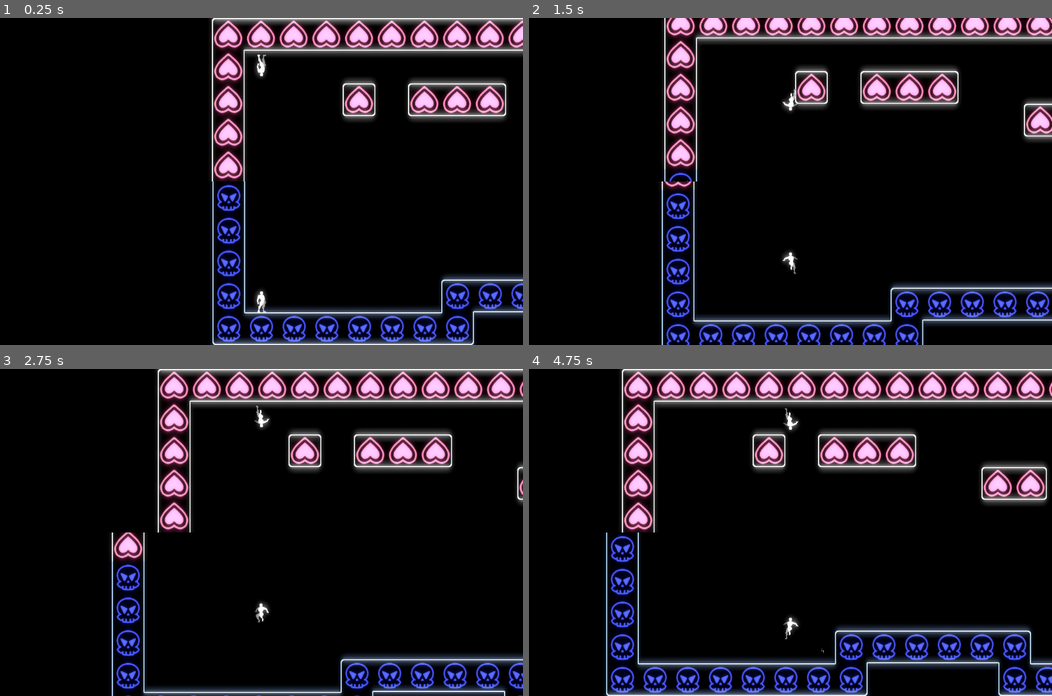
Above: before the commit, frames 1-4 (two rows, left to right).
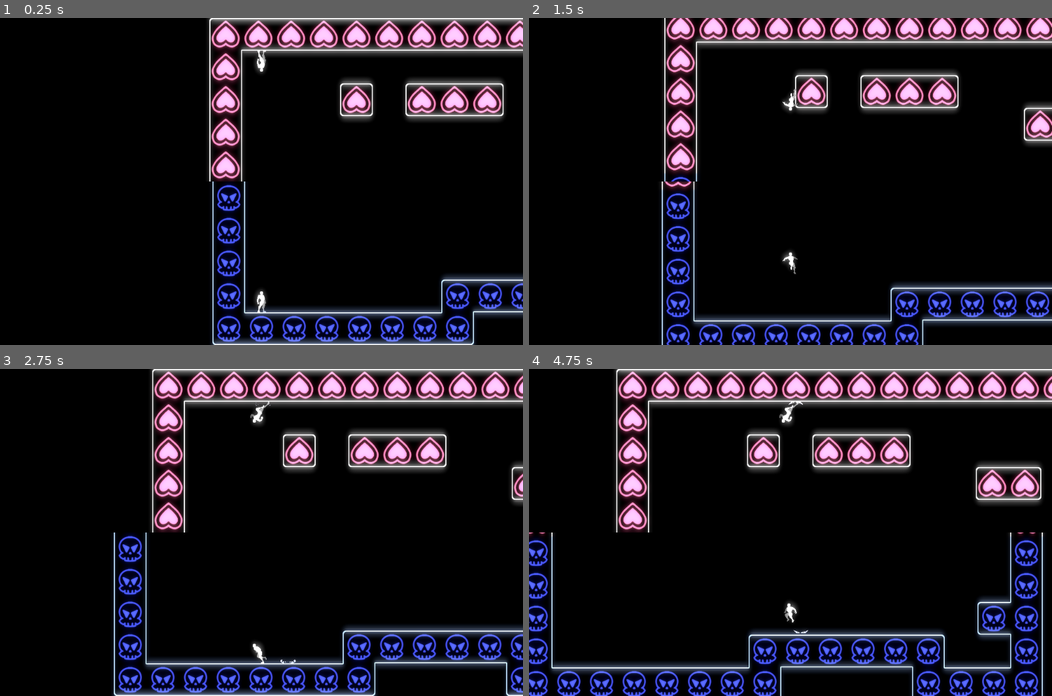
Above: after the commit, the same moments.

Repository: SquiggelSquirrel/Symmetry
Game: Godot game, scene res://Main.tscn
Same seed, same stepped clock (60 frames per second), same inputs: the game is played once before the commit and once after it.
Inputs:
- Up to frame 1 (0.25 s): no input
- Up to frame 2 (1.5 s): tap Enter at 0.5 s; hold Up (action_jump) 0.53-1.28 s; hold Right (action_right) from 0.53 s (still down); tap Up (action_jump) at 1.35 s
- Up to frame 3 (2.75 s): tap Up (action_jump) at 1.52, 1.82 s; release Right (action_right) at 2.03 s; hold Left (action_left) from 2.03 s (still down); hold Up (action_jump) from 2.03 s (still down)
- Up to frame 4 (4.75 s): release Left (action_left) at 2.78 s; release Up (action_jump) at 2.78 s; hold Right (action_right) 2.78-4.28 s; tap Up (action_jump) at 2.85, 3.02, 3.32, 4.35, 4.52 s; hold Up (action_jump) 3.53-4.28 s; hold Left (action_left) from 4.28 s (still down)

The runs differ from the first frame. In frame 1, 6.0% of the frame differs, in the area x 39-100%, y 0-50%; in frame 2, 9.8%; in frame 3, 21%; in frame 4, 28%, in the area x 0-100%, y 0-100%.

Commit message:
Coyote time and dust fixes

Diff:
--- a/Falling.gd
+++ b/Falling.gd
@@ -2,8 +2,10 @@
 
 const RUN_SPEED := 200
 const GRAVITY = -900
-const JUMP_BUFFER := 0.3
+const JUMP_BUFFER := 0.2
+const COYOTE_LIMIT := 0.2
 var jump_time := 0.0
+var coyote_time := 1.0
 
 
 func _state_physics_process(delta :float) -> void:
@@ -22,8 +24,9 @@
 	player.velocity = player.move_and_slide(player.velocity)
 
 	jump_time += delta
+	coyote_time += delta
 	if player.is_on_floor():
-		if jump_time < JUMP_BUFFER:
+		if jump_time < JUMP_BUFFER and Input.is_action_pressed("action_jump"):
 			next_state_name = "Jumping"
 		elif abs(player.velocity.x) < 0.1:
 			next_state_name = "Idle"
@@ -33,4 +36,10 @@
 
 func _state_input(event :InputEvent) -> void:
 	if event.is_action_pressed("action_jump"):
+		if coyote_time < COYOTE_LIMIT:
+			next_state_name = "Jumping"
 		jump_time = 0.0
+
+
+func _on_Running_coyote_time_start():
+	coyote_time = 0.0
--- a/Game.tscn
+++ b/Game.tscn
@@ -125,7 +125,7 @@
 states/Skid/position = Vector2( 834, 345.034 )
 transitions = [ "PlayerSpriteStarting", "PlayerSpriteRunning", SubResource( 73 ), "PlayerSpriteStopping", "PlayerSprite …(1200 unchanged characters)…
 start_node = "PlayerSpriteIdle"
-graph_offset = Vector2( -503, -422.966 )
+graph_offset = Vector2( -477, -252.966 )
 
 [sub_resource type="AnimationNodeStateMachinePlayback" id=132]
 
@@ -157,7 +157,7 @@
 "values": [ true, false ]
 }
 tracks/2/type = "value"
-tracks/2/path = NodePath("../../Dust2:animation")
+tracks/2/path = NodePath("../../Dust1:animation")
 tracks/2/interp = 1
 tracks/2/loop_wrap = true
 tracks/2/imported = false
@@ -229,7 +229,7 @@
 "values": [ true, false ]
 }
 tracks/2/type = "value"
-tracks/2/path = NodePath("../../Dust2:animation")
+tracks/2/path = NodePath("../../Dust1:animation")
 tracks/2/interp = 1
 tracks/2/loop_wrap = true
 tracks/2/imported = false
@@ -285,7 +285,7 @@
 "values": [ true, false ]
 }
 tracks/2/type = "value"
-tracks/2/path = NodePath("../../Dust2:animation")
+tracks/2/path = NodePath("../../Dust1:animation")
 tracks/2/interp = 1
 tracks/2/loop_wrap = true
 tracks/2/imported = false
@@ -325,7 +325,7 @@
 "values": [ true, false ]
 }
 tracks/2/type = "value"
-tracks/2/path = NodePath("../../Dust2:animation")
+tracks/2/path = NodePath("../../Dust1:animation")
 tracks/2/interp = 1
 tracks/2/loop_wrap = true
 tracks/2/imported = false
@@ -369,7 +369,7 @@
 "values": [ "Starting" ]
 }
 tracks/1/type = "value"
-tracks/1/path = NodePath("../../Dust2:animation")
+tracks/1/path = NodePath("../../Dust1:animation")
 tracks/1/interp = 1
 tracks/1/loop_wrap = true
 tracks/1/imported = false
@@ -421,7 +421,7 @@
 "values": [ true, false ]
 }
 tracks/2/type = "value"
-tracks/2/path = NodePath("../../Dust2:animation")
+tracks/2/path = NodePath("../../Dust1:animation")
 tracks/2/interp = 1
 tracks/2/loop_wrap = true
 tracks/2/imported = false
@@ -1019,7 +1019,7 @@
 script = ExtResource( 5 )
 
 [node name="Player1" type="KinematicBody2D" parent="Bottom"]
-position = Vector2( 97, 93 )
+position = Vector2( 102, 85 )
 script = ExtResource( 3 )
 upside_down = true
 anim_tree = NodePath("AnimationTree")
@@ -1066,7 +1066,7 @@
 [node name="PlayerSprite" type="AnimatedSprite" parent="Bottom/Player1"]
 position = Vector2( 0, 17 )
 frames = SubResource( 8 )
-animation = "Idle"
+animation = "Stopping"
 frame = 2
 playing = true
 offset = Vector2( 1, 0 )
@@ -1074,7 +1074,7 @@
 
 [node name="DustTransform" type="RemoteTransform2D" parent="Bottom/Player1"]
 position = Vector2( 0, -7 )
-remote_path = NodePath("../../../Dust2")
+remote_path = NodePath("../../../Dust1")
 update_rotation = false
 update_scale = false
 
@@ -1130,8 +1130,7 @@
 [node name="PlayerSprite" type="AnimatedSprite" parent="Bottom/Player2"]
 position = Vector2( 0, -17 )
 frames = SubResource( 8 )
-animation = "Stopping"
-frame = 2
+animation = "Idle"
 playing = true
 offset = Vector2( 1, 0 )
 
@@ -1147,7 +1146,7 @@
 cast_to = Vector2( 0, 2 )
 
 [node name="Dust1" type="AnimatedSprite" parent="."]
-position = Vector2( 137, 557 )
+position = Vector2( 102, 78 )
 frames = SubResource( 110 )
 animation = "none"
 playing = true
@@ -1174,6 +1173,7 @@
 [connection signal="facing_changed" from="Bottom/Player1/StateMachine/Falling" to="Bottom/Player1" method="_on_facing_changed"]
 [connection signal="state_entered" from="Bottom/Player1/StateMachine/Falling" to="Bottom/Player1" method="_on_Falling_state_entered"]
 [connection signal="state_entered" from="Bottom/Player2/StateMachine/Idle" to="Bottom/Player2" method="_on_Idle_state_entered"]
+[connection signal="coyote_time_start" from="Bottom/Player2/StateMachine/Running" to="Bottom/Player2/StateMachine/Falling" method="_on_Running_coyote_time_start"]
 [connection signal="facing_changed" from="Bottom/Player2/StateMachine/Running" to="Bottom/Player2" method="_on_facing_changed"]
 [connection signal="skid" from="Bottom/Player2/StateMachine/Running" to="Bottom/Player2" method="_on_Running_skid"]
 [connection signal="state_entered" from="Bottom/Player2/StateMachine/Running" to="Bottom/Player2" method="_on_Running_state_entered"]
--- a/Running.gd
+++ b/Running.gd
@@ -2,6 +2,7 @@
 
 const RUN_SPEED := 200
 signal skid
+signal coyote_time_start
 
 
 func _state_physics_process(delta :float) -> void:
@@ -20,6 +21,7 @@
 	player.velocity = player.move_and_slide(player.velocity)
 
 	if ! player.is_on_floor():
+		emit_signal("coyote_time_start")
 		next_state_name = "Falling"
 		return
 
